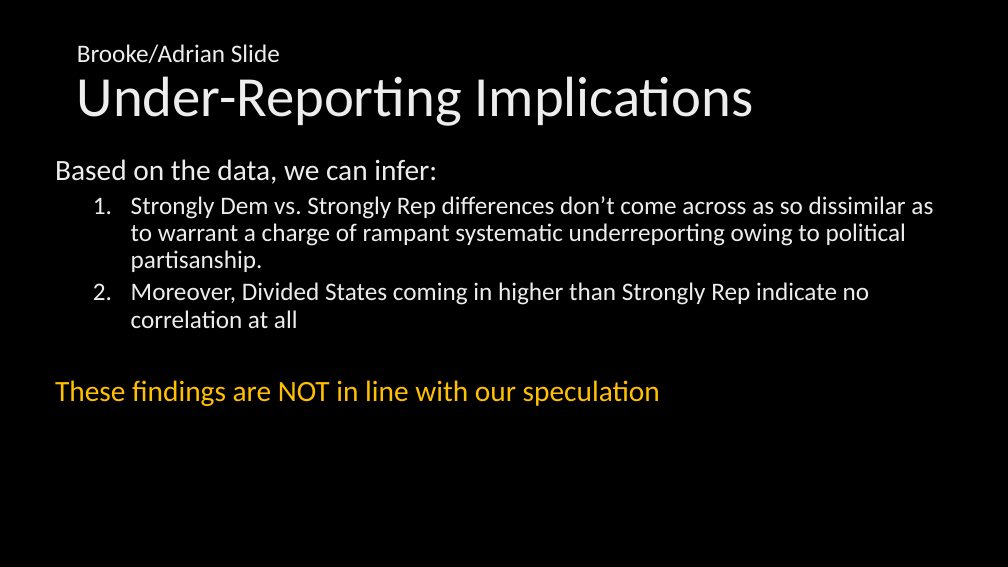
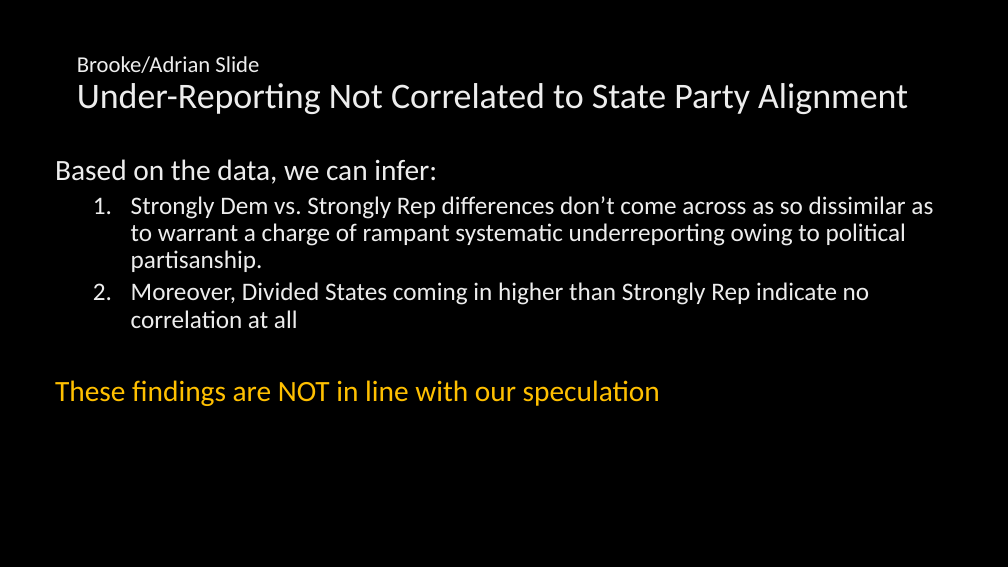
Before and after one commit to NUbee65/project-1-challenge, a slide deck: slide 8 of State Partisan Control affects on Covid - BrookC Variant.pptx (slide 7 before the commit). Drawn at 1008x567 pixels with LibreOffice and Linux fonts; fonts in the diff are those of the drawing; background and template pictures are left out. Boxes give left, top, right and bottom in pixels: in the first picture for what was removed or moved away, otherwise in the second. Text is boxed around its words. In the diff, an @@ line names an element or a change of style, - is before the commit and + after.

```diff
--- a/State Partisan Control affects on Covid - BrookC Variant.pptx
+++ b/State Partisan Control affects on Covid - BrookC Variant.pptx
@@ title at box(77, 56, 908, 114): text changed; size 54 to 34.2 pt @@
-Brooke/Adrian Slide
-Under-Reporting Implications
+Brooke/Adrian Slide
+Under-Reporting Not Correlated to State Party Alignment
```
Also in this commit, not shown: 4 other slides changed, 5 slides added, 1 other file.
